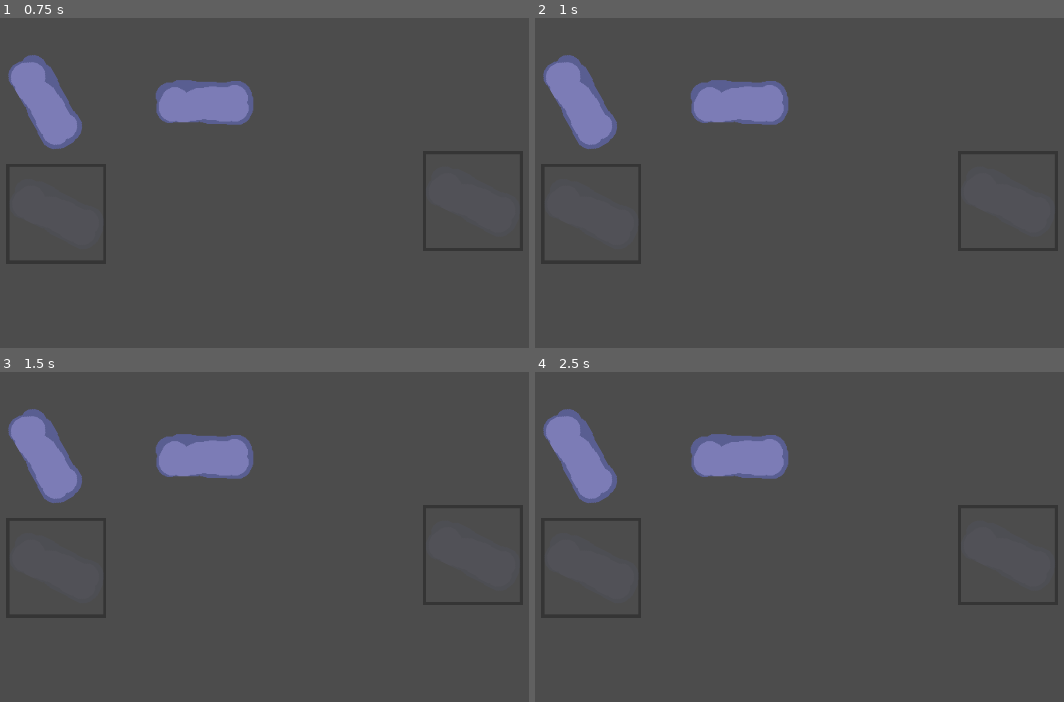
Above: before the commit, frames 1-4 (two rows, left to right).
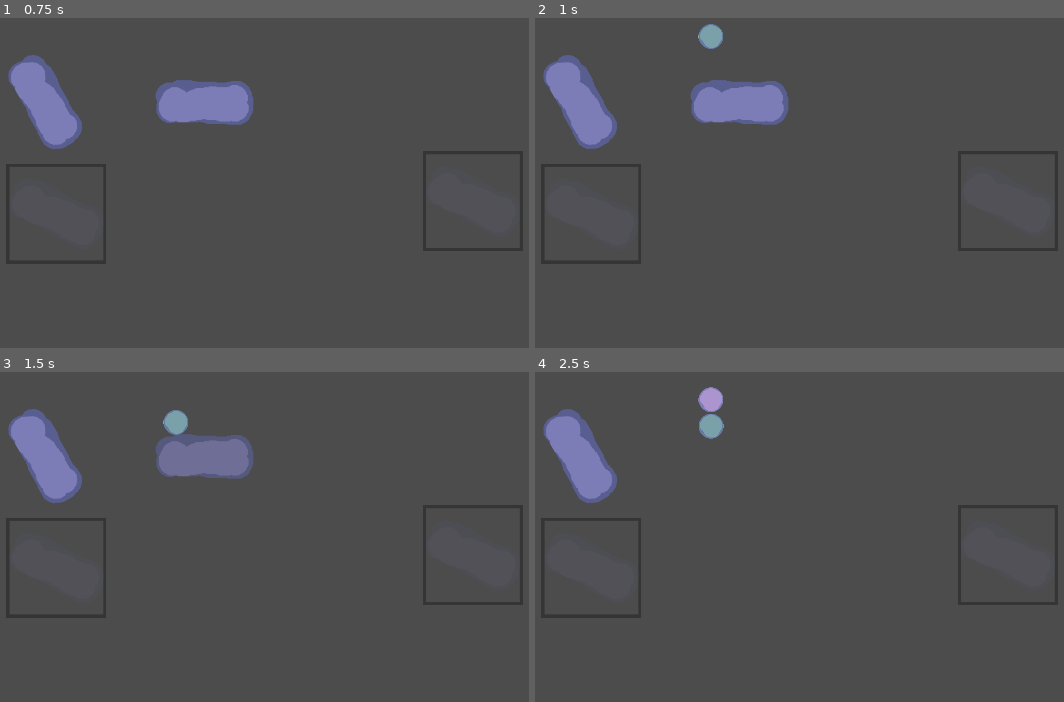
Above: after the commit, the same moments.

Repository: 0xOnyx/UpsiJam2.0
Game: Godot game, scene res://level/level.tscn
Same seed, same stepped clock (60 frames per second), same inputs: the game is played once before the commit and once after it.
Inputs:
- Up to frame 1 (0.75 s): tap Enter at 0.5 s
- Up to frame 2 (1 s): no input
- Up to frame 3 (1.5 s): tap Space at 1.25 s
- Up to frame 4 (2.5 s): no input

Frame 1 is identical in both runs. In frame 2, 0.3% of the frame differs, in the area x 30-36%, y 1-10%; in frame 3, 1.9%; in frame 4, 2.8%, in the area x 29-48%, y 4-33%.
Error before the commit: Invalid get index 'number_of_styles' (on base: 'RigidBody2D'). (res://spawner/Spawner.gd:32)

Commit message:
IS WORKING !

Diff:
--- a/ball/ball.gd
+++ b/ball/ball.gd
@@ -7,8 +7,7 @@
 
 
 var bounce_factor
-#onready var style
-var number_of_styles = 4
+var numbersBalls = 4
 
 var out = 1;
 
@@ -16,7 +15,7 @@
 func _ready():
 	pass
 
-func _init(var style):
+func init(var style):
 	if style == 0:
 		style1()
 	elif style == 1:
--- a/spawner/Spawner.gd
+++ b/spawner/Spawner.gd
@@ -29,7 +29,7 @@
 		time.set_wait_time(calc_time());
 		randomize()
 		var ball = Ball.instance()
-		ball.init(randi() %  ball.number_of_styles)
+		ball.init(randi() % ball.numbersBalls)
 		add_child(ball)
 
 
